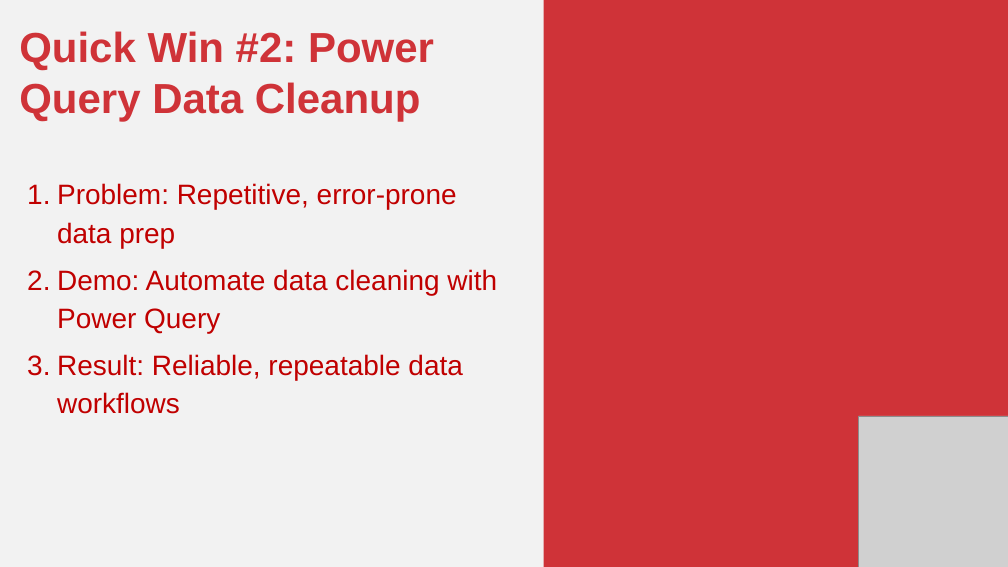
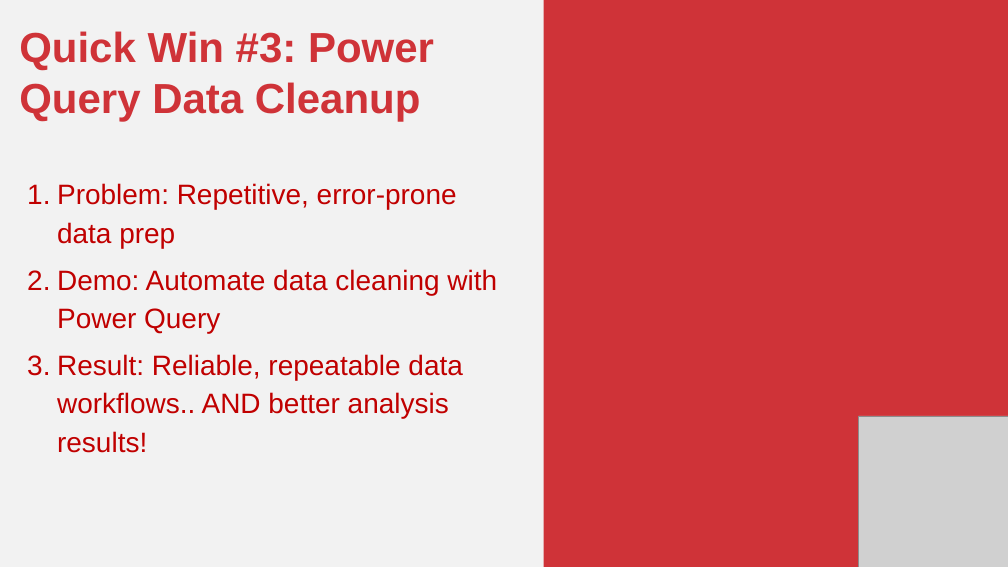
Before and after one commit to stringfestdata/modern-excel-demo-day, a slide deck: slide 7 of modern-excel-demo-day.pptx (slide 6 before the commit). Drawn at 1008x567 pixels with LibreOffice and Linux fonts; fonts in the diff are those of the drawing; grey boxes stand for pictures. Boxes give left, top, right and bottom in pixels: in the first picture for what was removed or moved away, otherwise in the second. Text is boxed around its words. In the diff, an @@ line names an element or a change of style, - is before the commit and + after.

```diff
--- a/modern-excel-demo-day.pptx
+++ b/modern-excel-demo-day.pptx
@@ text at (19,31,434,121): text changed @@
-Quick Win #2: Power Query Data Cleanup
+Quick Win #3: Power Query Data Cleanup
@@ text at (57,354,462,453): text changed @@
-3. Result: Reliable, repeatable data workflows
+3. Result: Reliable, repeatable data workflows.. AND better analysis results!
```
Also in this commit, not shown: 6 other slides changed, 2 slides removed.
